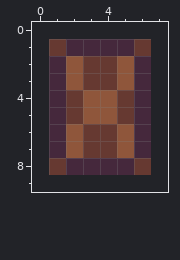
A pixel-art file gets an edit: assets/sprites/box.aseprite. The first picture shows the starting point.
6x8 pixels, 1 frame. The old version is drawn lined up with the new one, on the new canvas.
After the commit:
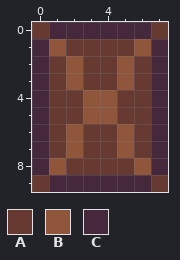
Palette (. is transparent): A #663931  B #8f563b  C #45283c
Change:
{"change": "canvas 6x8 -> 8x10, the old top-left corner now at 1,1"}
{"y":0,"x":0,"old":"........","new":"ACCCCCCA"}
{"y":1,"x":0,"old":".ACCCCA.","new":"CBAAAABC"}
{"y":2,"x":0,"old":".C","new":"CA"}
{"y":2,"x":6,"old":"C.","new":"AC"}
{"y":3,"x":0,"old":".C","new":"CA"}
{"y":3,"x":6,"old":"C.","new":"AC"}
{"y":4,"x":0,"old":".C","new":"CA"}
{"y":4,"x":6,"old":"C.","new":"AC"}
{"y":5,"x":0,"old":".C","new":"CA"}
{"y":5,"x":6,"old":"C.","new":"AC"}
{"y":6,"x":0,"old":".C","new":"CA"}
{"y":6,"x":6,"old":"C.","new":"AC"}
{"y":7,"x":0,"old":".C","new":"CA"}
{"y":7,"x":6,"old":"C.","new":"AC"}
{"y":8,"x":0,"old":".ACCCCA.","new":"CBAAAABC"}
{"y":9,"x":0,"old":"........","new":"ACCCCCCA"}
{"label":"changed","picture_box":[32,22,168,192]}
